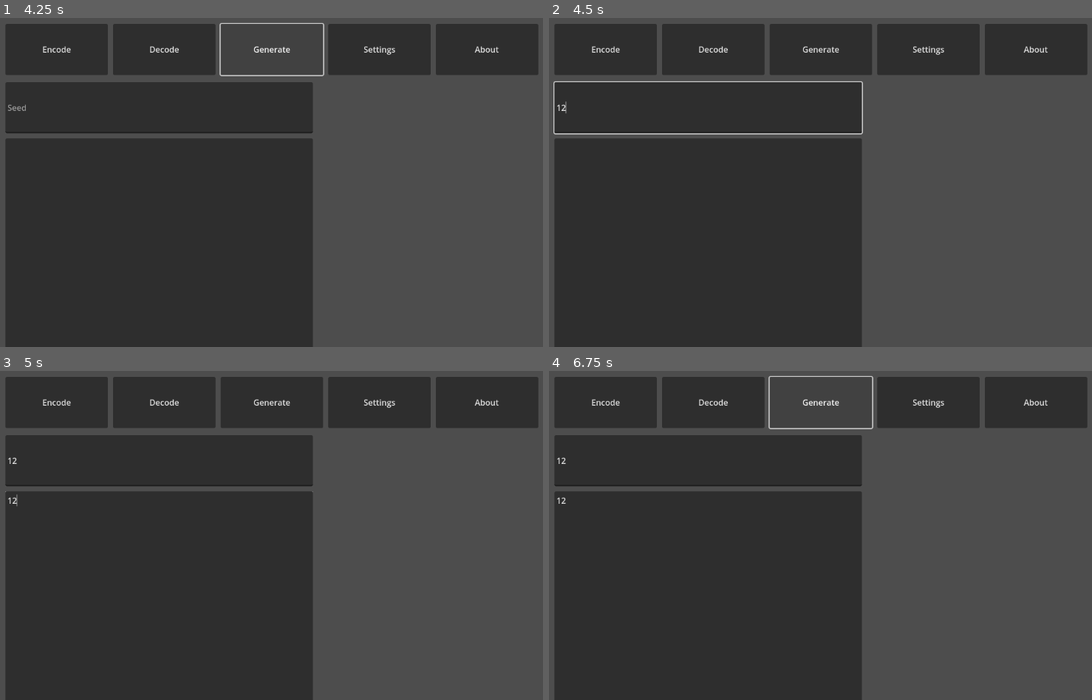
Above: before the commit, frames 1-4 (two rows, left to right).
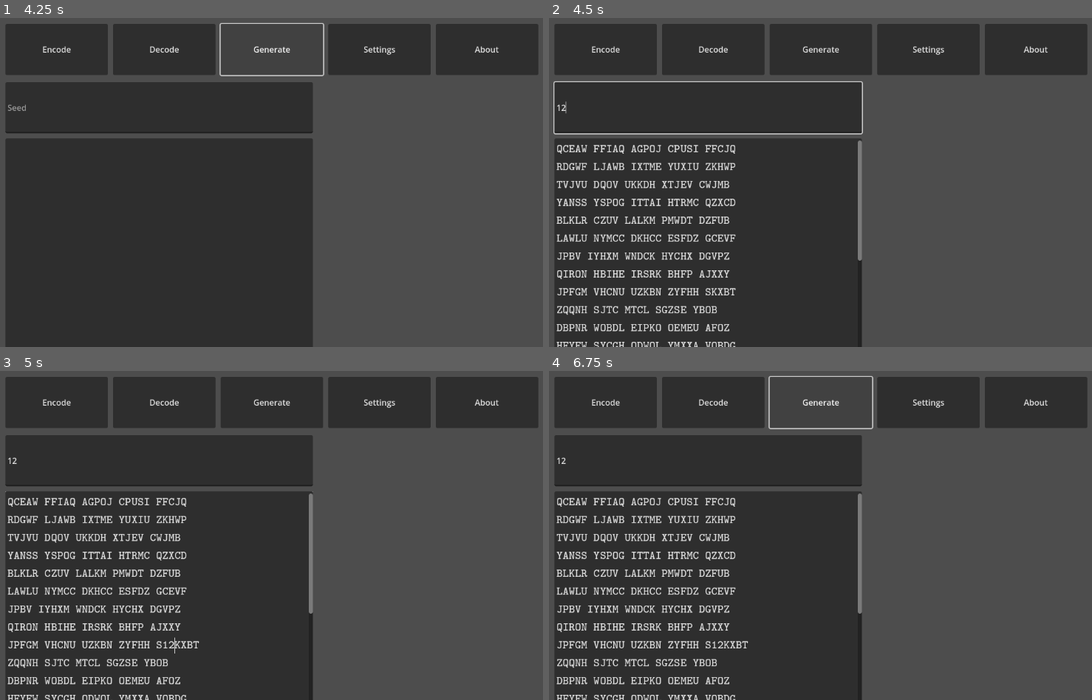
Above: after the commit, the same moments.

Repository: mkinney/kinneyotpgodot
Game: Godot game, scene res://encode.tscn
Same seed, same stepped clock (60 frames per second), same inputs: the game is played once before the commit and once after it.
Inputs (mouse positions are in pixels of both pictures, inside the frame that each line leads up to):
- Up to frame 1 (4.25 s): click (157, 106) at 0.52 s; type "Alex" at 0.6 s; click (157, 162) at 0.75 s; type "12" at 0.83 s; click "Encode" at 1.25 s; click "Decode" at 2 s; click (157, 106) at 2.77 s; type "Alex" at 2.85 s; click (157, 162) at 3 s; type "12" at 3.08 s; click (157, 218) at 3.23 s; type "12" at 3.32 s; click "Generate" at 3.5 s
- Up to frame 2 (4.5 s): click (706, 106) at 4.27 s; type "12" at 4.35 s
- Up to frame 3 (5 s): click (157, 644) at 4.5 s; type "12" at 4.58 s
- Up to frame 4 (6.75 s): click "Encode" at 5 s; click "Decode" at 5.75 s; click "Generate" at 6.5 s

Frame 1 is identical in both runs. In frame 2, 4.5% of the frame differs, in the area x 1-58%, y 37-100%; in frame 3, 4.6%; in frame 4, 4.6%.

Commit message:
add generate; add fonts

Diff:
--- a/Encode.gd
+++ b/Encode.gd
@@ -8,7 +8,6 @@
 # Called when the node enters the scene tree for the first time.
 func _ready():
 	pass # Replace with function body.
-
 
 # Called every frame. 'delta' is the elapsed time since the previous frame.
 func _process(_delta):
--- /dev/null
+++ b/Generate.gd
@@ -0,0 +1,18 @@
+extends Node2D
+
+@onready var seed_entered = get_node("Seed")
+@onready var generated = get_node("Generated")
+
+var otp
+
+# Called when the node enters the scene tree for the first time.
+func _ready():
+	otp = OTP.new("")
+
+# Called every frame. 'delta' is the elapsed time since the previous frame.
+func _process(_delta):
+	pass
+
+func _on_seed_text_changed(new_text):
+	var g = otp.generate_lots(seed_entered.text)
+	generated.set_text(g)
--- a/OTP.gd
+++ b/OTP.gd
@@ -54,6 +54,21 @@
 		decoded += mAlphabet[z]
 	return ["", decoded]
 
+func generate_lots(a_seed):
+	var random_text = ""
+	seed(a_seed.hash())
+	for i in range(0, 1000):
+		var x = randi_range(0, mAlphabet.length())
+		var y = mAlphabet.substr(x, 1)
+		random_text += y
+		if i > 1:
+			if (i+1) % 5 == 0:
+				random_text += " "
+			if (i+1) % 25 == 0:
+				random_text += "\n"
+	return random_text
+
+
 # Constructor
 func _init(key="", alphabet="ABCDEFGHIJKLMNOPQRSTUVWXYZ"):
 	mKey = key
--- /dev/null
+++ b/cmu-typewriter/Typewriter.tres
@@ -0,0 +1,8 @@
+[gd_resource type="DynamicFont" load_steps=2 format=2]
+
+[ext_resource path="res://fonts/cmu-typewriter/Typewriter/cmuntt.ttf" type="DynamicFontData" id=1]
+
+[resource]
+
+size = 32
+font_data = ExtResource( 1 )
--- a/encode.tscn
+++ b/encode.tscn
@@ -1,8 +1,13 @@
-[gd_scene load_steps=4 format=3 uid="uid://duqn6e10wc3q2"]
+[gd_scene load_steps=7 format=3 uid="uid://duqn6e10wc3q2"]
 
 [ext_resource type="Script" path="res://main.gd" id="1_kjdiu"]
 [ext_resource type="Script" path="res://Encode.gd" id="1_u7n5e"]
 [ext_resource type="Script" path="res://Decode.gd" id="3_q6f3c"]
+[ext_resource type="Script" path="res://Generate.gd" id="4_t3n61"]
+[ext_resource type="FontFile" uid="uid://c5eh801e8ar3f" path="res://cmu-typewriter/Typewriter/cmuntb.ttf" id="5_suefa"]
+
+[sub_resource type="FontVariation" id="FontVariation_c4aht"]
+base_font = ExtResource("5_suefa")
 
 [node name="Main" type="Node2D"]
 script = ExtResource("1_kjdiu")
@@ -112,6 +117,7 @@
 editable = false
 
 [node name="GenerateStuffs" type="Node2D" parent="."]
+script = ExtResource("4_t3n61")
 
 [node name="Seed" type="LineEdit" parent="GenerateStuffs"]
 offset_left = 100.0
@@ -125,6 +131,8 @@
 offset_top = 240.0
 offset_right = 700.0
 offset_bottom = 840.0
+theme_override_fonts/font = SubResource("FontVariation_c4aht")
+theme_override_font_sizes/font_size = 23
 
 [node name="SettingsStuffs" type="Node2D" parent="."]
 
@@ -165,3 +173,4 @@
 [connection signal="text_changed" from="EncodeStuffs/Key" to="EncodeStuffs" method="_on_key_text_changed"]
 [connection signal="text_changed" from="DecodeStuffs/Text2Decode" to="DecodeStuffs" method="_on_text_2_decode_text_changed"]
 [connection signal="text_changed" from="DecodeStuffs/dKey" to="DecodeStuffs" method="_on_d_key_text_changed"]
+[connection signal="text_changed" from="GenerateStuffs/Seed" to="GenerateStuffs" method="_on_seed_text_changed"]
--- a/key.gd
+++ b/key.gd
@@ -7,7 +7,7 @@
 
 func gen():
 	var out = ""
-	for i in range(mAlphabet.length()):
+	for i in range(0, mAlphabet.length()):
 		var x = randi_range(0, mAlphabet.length())
 		out += mAlphabet[x]
 
@@ -19,4 +19,7 @@
 
 	if (mSeed == ""):
 		# random TODO
-		pass
+		var rng = RandomNumberGenerator.new()
+		randomize()
+	else:
+		seed(a_seed.hash())
Not shown, added: cmu-typewriter/Typewriter/OFL-FAQ.txt
Not shown, added: cmu-typewriter/Typewriter/OFL.txt
Not shown, added: cmu-typewriter/Typewriter/README.txt
Binary file added: cmu-typewriter/Typewriter/cmunit.ttf
Not shown, added: cmu-typewriter/Typewriter/cmunit.ttf.import
Binary file added: cmu-typewriter/Typewriter/cmuntb.ttf
Not shown, added: cmu-typewriter/Typewriter/cmuntb.ttf.import
Binary file added: cmu-typewriter/Typewriter/cmuntt.ttf
Not shown, added: cmu-typewriter/Typewriter/cmuntt.ttf.import
Binary file added: cmu-typewriter/Typewriter/cmuntx.ttf
Not shown, added: cmu-typewriter/Typewriter/cmuntx.ttf.import
Not shown, added: .DS_Store
(and 2 more such lines)
